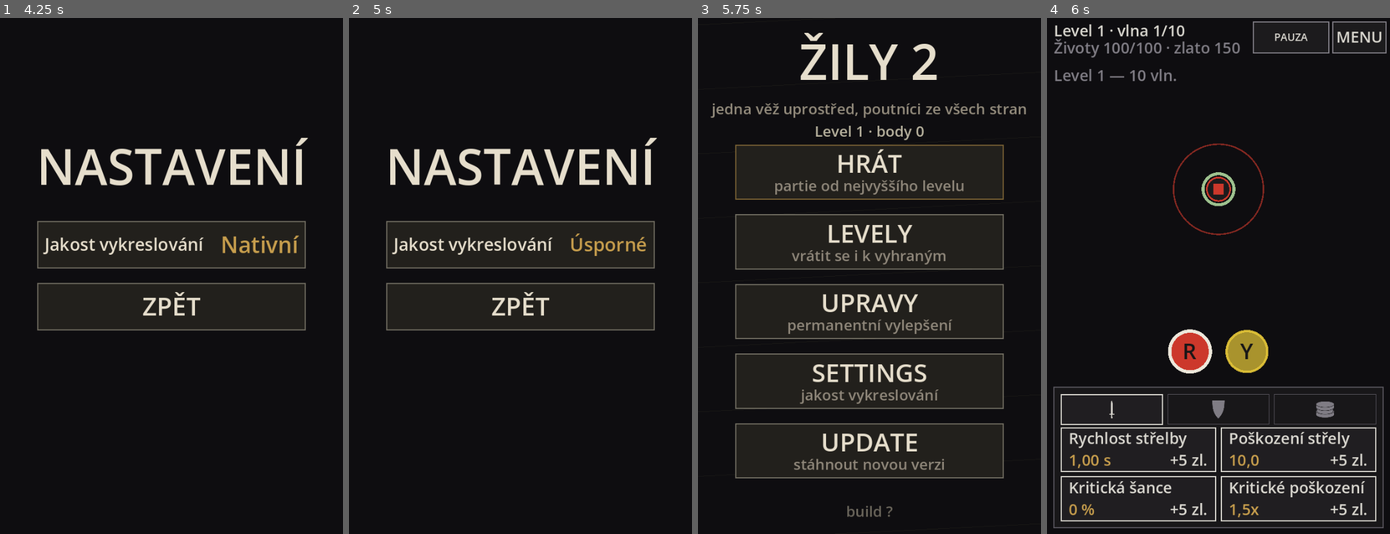
Above: before the commit, frames 1-4 (left to right).
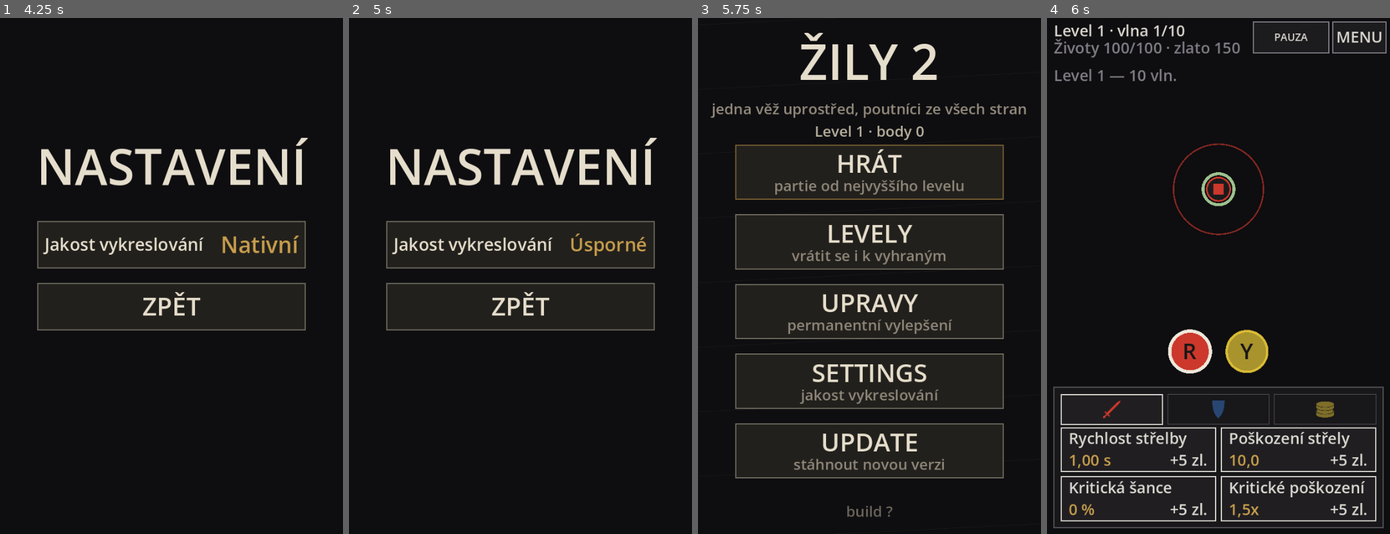
Above: after the commit, the same moments.

Repository: jankoznar94/dark-story
Game: Godot game, scene res://main.tscn
Two runs of this game, one before a commit and one after it. Both use one fixed random seed, a clock stepped at 60 frames per second and the inputs below.
Inputs (mouse positions are in pixels of both pictures, inside the frame that each line leads up to):
- Up to frame 1 (4.25 s): tap Enter at 0.5, 2, 3.5 s; move the mouse to (154, 379) at 0.52 s; click (154, 379) at 0.67 s; tap Space at 1.25, 2.75 s; move the mouse to (274, 353) at 1.27 s; click (274, 353) at 1.42 s; move the mouse to (68, 198) at 2.02 s; click (68, 198) at 2.17 s; move the mouse to (188, 276) at 2.77 s; click (188, 276) at 2.92 s; move the mouse to (120, 147) at 3.52 s; click (120, 147) at 3.67 s
- Up to frame 2 (5 s): tap Space at 4.25 s; move the mouse to (595, 250) at 4.27 s; click (595, 250) at 4.42 s
- Up to frame 3 (5.75 s): move the mouse to (800, 301) at 5.02 s; click (800, 301) at 5.17 s
- Up to frame 4 (6 s): move the mouse to (1252, 162) at 5.77 s; click (1252, 162) at 5.92 s

Frames 1-3 are identical in both runs. In frame 4, 0.3% of the frame differs, in the area x 16-84%, y 74-78%.

Commit message:
Zily 2: ikony kategorii maji barvy (mec cerveny, stit modry, ekonomika zluta, special fialovy), mec je vetsi a pod 45 stupnu

Diff:
--- a/scripts/game_view.gd
+++ b/scripts/game_view.gd
@@ -699,6 +699,28 @@
 var _cat_icons: Dictionary = {}
 
 
+# BARVY KATEGORII (Jan, Oct 2026: "Meč červeny. Štít modrý. Ekonomika žlutá.
+# Speciál fialový."). Bere se PALETA HRY, ne nove barvy: cervena je cervena
+# ohne, modra modra vody a fialova fialova vzduchu - v hre nejsou dve cervene
+# (zluta uz je i barva penez, takze ekonomika sedi taky).
+var cat_icon_colors: Dictionary = {
+	Upgrades.CAT_OFF: Hue.color_of(Hue.RED),
+	Upgrades.CAT_DEF: Hue.color_of(Hue.BLUE),
+	Upgrades.CAT_ECO: Hue.color_of(Hue.YELLOW),
+	Upgrades.CAT_SPEC: Hue.color_of(Hue.VIOLET),
+}
+# ZTLUMENI ZAVRENE KATEGORIE. Barvu dostane i tab, ktery zrovna neni otevreny -
+# hrac ma videt, ktera kategorie je ktera, i kdyz se na ni zrovna nediva.
+const CAT_IDLE_A := 0.5
+
+
+func _cat_icon_color(cat_id: String, on: bool) -> Color:
+	var c: Color = cat_icon_colors.get(cat_id, TEXT)
+	if on:
+		return c
+	return Color(c.r, c.g, c.b, CAT_IDLE_A)
+
+
 func _cat_icon(cat_id: String) -> Texture2D:
 	if not _cat_icons.has(cat_id):
 		var path: String = String(cat_icon_paths.get(cat_id, ""))
@@ -728,7 +750,7 @@
 		var tex: Texture2D = _cat_icon(cat)
 		if tex != null:
 			var ir: Rect2 = icons[i] if i < icons.size() else tr
-			draw_texture_rect(tex, ir, false, col)
+			draw_texture_rect(tex, ir, false, _cat_icon_color(cat, on))
 		else:
 			var lb: String = _cat_label(cat)
 			_label(lb, tr, _fit_px(lb, tr.size.x - 8.0, layout.font_px, 10), col)
--- a/tools/test_layout.gd
+++ b/tools/test_layout.gd
@@ -596,3 +596,105 @@
 		var id: String = String(row["id"])
 		_check(FileAccess.file_exists("res://assets/ui/cat_%s.png" % id),
 			"chybi soubor s ikonou kategorie %s (res://assets/ui/cat_%s.png)" % [id, id])
+	# BARVY KATEGORII (Jan, Oct 2026: "Meč červeny. Štít modrý. Ekonomika žlutá.
+	# Speciál fialový."). Ocekavana barva je tady NAPSANA, ne opsana z obrazovky -
+	# jinak by test prosel i s prehozenymi barvami.
+	var gv: Node2D = (load("res://scripts/game_view.gd") as GDScript).new()
+	var want: Dictionary = {
+		Upgrades.CAT_OFF: Hue.color_of(Hue.RED),
+		Upgrades.CAT_DEF: Hue.color_of(Hue.BLUE),
+		Upgrades.CAT_ECO: Hue.color_of(Hue.YELLOW),
+		Upgrades.CAT_SPEC: Hue.color_of(Hue.VIOLET),
+	}
+	var cols: Dictionary = gv.get("cat_icon_colors")
+	var names: Dictionary = {
+		Upgrades.CAT_OFF: "mec", Upgrades.CAT_DEF: "stit",
+		Upgrades.CAT_ECO: "ekonomika", Upgrades.CAT_SPEC: "special",
+	}
+	for id in want:
+		var have: Color = cols.get(id, Color(0, 0, 0))
+		_check(have.is_equal_approx(want[id]),
+			"ikona (%s) nema predepsanou barvu (%.2f/%.2f/%.2f misto %.2f/%.2f/%.2f)"
+			% [names[id], have.r, have.g, have.b, want[id].r, want[id].g, want[id].b])
+	# IKONA MUSI VYPLNIT RAMEČEK. Mec byl tenky (26 % sirky) a hralo to jako
+	# "prilis maly" - hlida se, ze inkoust zabira aspon 55 % kazde strany.
+	# A mec je pod 45 stupnu DOPRAVA: korelace inkoustu je vyrazne zaporna
+	# (cara "/"), stojici mec ma nulu (0,02).
+	var paths: Dictionary = gv.get("cat_icon_paths")
+	for id in want:
+		var img: Image = _icon_image(String(paths.get(id, "")))
+		_check(img != null, "ikonu kategorie %s nejde precist" % names[id])
+		if img == null:
+			continue
+		var bb: Rect2i = _ink_box(img)
+		var fw: float = float(bb.size.x) / float(img.get_width())
+		var fh: float = float(bb.size.y) / float(img.get_height())
+		_check(fw >= 0.55 and fh >= 0.55,
+			"ikona (%s) nevyplnuje ramecek: %.0f%% x %.0f%%" % [names[id], fw * 100.0, fh * 100.0])
+		var corr: float = _ink_corr(img)
+		if id == Upgrades.CAT_OFF:
+			_check(corr < -0.5, "mec neni sikmo doprava (korelace %.2f, ma byt pod -0.5)" % corr)
+		else:
+			_check(absf(corr) < 0.5, "ikona (%s) je nakrivena (korelace %.2f)" % [names[id], corr])
+	gv.free()
+
+
+# OBSAH IKONY: z textury se vezme obrazek. Kdyz ho textura nevyda (u importu se
+# to muze stat), precte se soubor primo - test ma merit, ne se vymlouvat.
+func _icon_image(path: String) -> Image:
+	if path == "":
+		return null
+	var tex: Texture2D = load(path) as Texture2D
+	if tex != null:
+		var im: Image = tex.get_image()
+		if im != null:
+			return im
+	if not FileAccess.file_exists(path):
+		return null
+	return Image.load_from_file(path)
+
+
+# INKOUST = nepruhledne pixely. Vraci jejich obdelnik a korelaci (smer kresby).
+func _ink_box(img: Image) -> Rect2i:
+	var x0: int = img.get_width()
+	var y0: int = img.get_height()
+	var x1: int = -1
+	var y1: int = -1
+	for y in range(img.get_height()):
+		for x in range(img.get_width()):
+			if img.get_pixel(x, y).a > 0.12:
+				x0 = mini(x0, x)
+				y0 = mini(y0, y)
+				x1 = maxi(x1, x)
+				y1 = maxi(y1, y)
+	if x1 < x0 or y1 < y0:
+		return Rect2i(0, 0, 0, 0)
+	return Rect2i(x0, y0, x1 - x0 + 1, y1 - y0 + 1)
+
+
+func _ink_corr(img: Image) -> float:
+	var pts: Array = []
+	var sx: float = 0.0
+	var sy: float = 0.0
+	for y in range(img.get_height()):
+		for x in range(img.get_width()):
+			if img.get_pixel(x, y).a > 0.12:
+				pts.append(Vector2(x, y))
+				sx += x
+				sy += y
+	if pts.size() < 8:
+		return 0.0
+	var mx: float = sx / float(pts.size())
+	var my: float = sy / float(pts.size())
+	var sxy: float = 0.0
+	var sxx: float = 0.0
+	var syy: float = 0.0
+	for p in pts:
+		var dx: float = p.x - mx
+		var dy: float = p.y - my
+		sxy += dx * dy
+		sxx += dx * dx
+		syy += dy * dy
+	if sxx <= 0.0 or syy <= 0.0:
+		return 0.0
+	return sxy / sqrt(sxx * syy)
Binary file changed: assets/ui/cat_off.png
